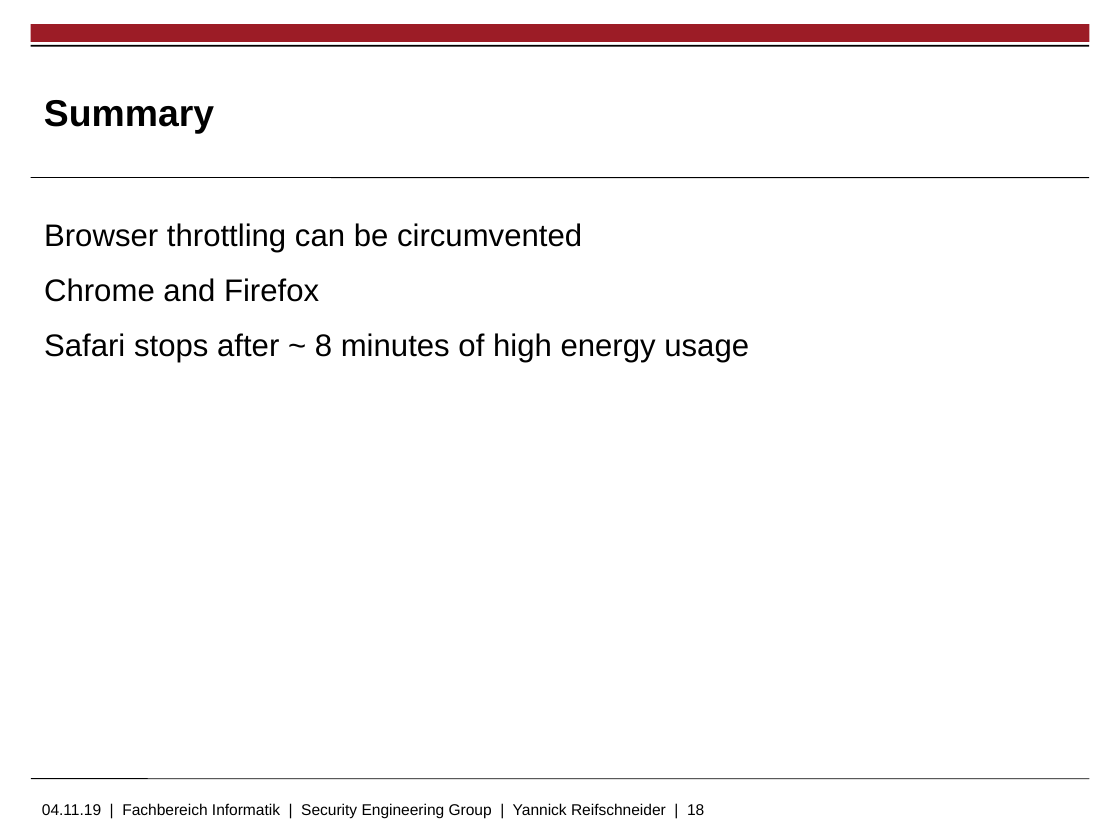
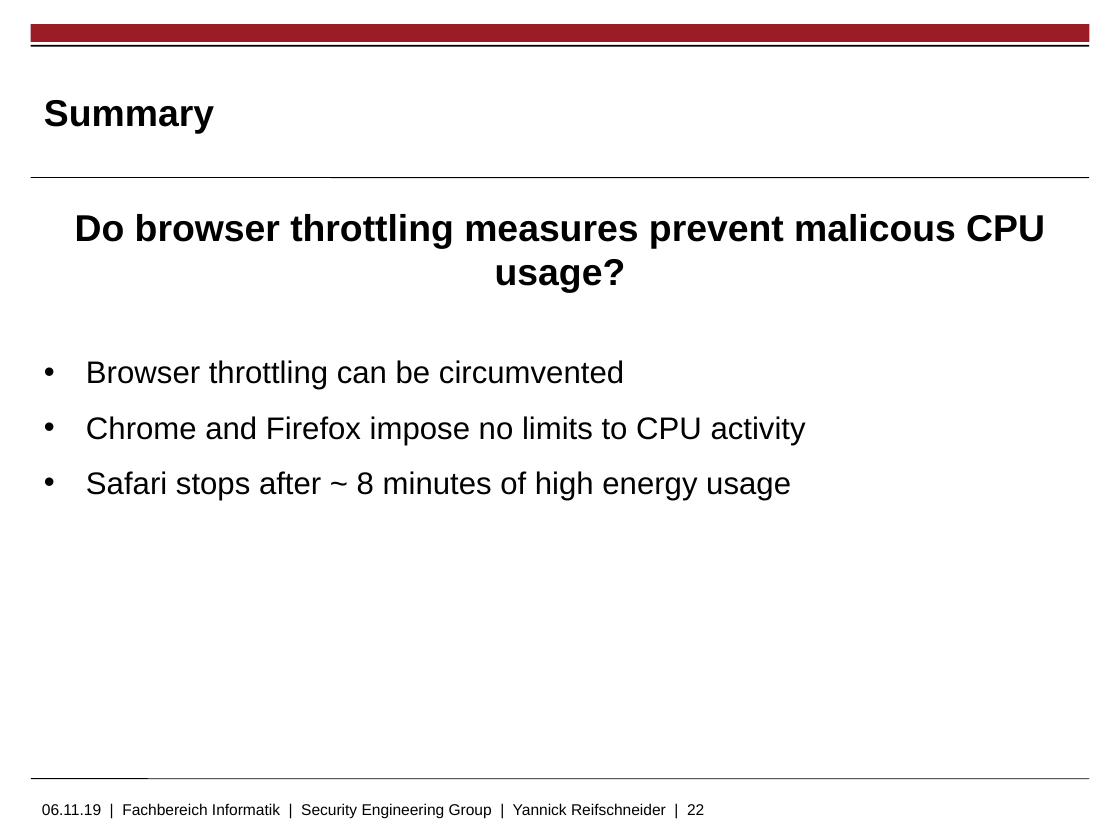
Before and after one commit to skidr0w/background-execution, a slide deck: slide 22 of thesis/slides.pptx (slide 18 before the commit). Drawn at 1120x840 pixels with LibreOffice and Linux fonts; fonts in the diff are those of the drawing; background and template pictures are left out. Boxes give left, top, right and bottom in pixels: in the first picture for what was removed or moved away, otherwise in the second. Text is boxed around its words. In the diff, an @@ line names an element or a change of style, - is before the commit and + after.

Commit message:
Slides progress

```diff
--- a/thesis/slides.pptx
+++ b/thesis/slides.pptx
@@ text added at (75,214,1045,293), 24 pt, text #000000, bold @@
+Do browser throttling measures prevent malicous CPU usage?
@@ text "Browser throttling can be circumvented": place and size @@
-text "Browser throttling can be circumvented" at (44,223,749,363)
+text "Browser throttling can be circumvented" at (86,360,806,500)
@@ text at (86,360,791,500): bullet none to • @@
@@ text at (86,416,806,445): text changed @@
-Chrome and Firefox
+• Chrome and Firefox impose no limits to CPU activity
@@ text at (42,803,704,819): text changed @@
-04.11.19 | Fachbereich Informatik | Security Engineering Group | Yannick Reifschneider | 18
+06.11.19 | Fachbereich Informatik | Security Engineering Group | Yannick Reifschneider | 22
```
Also in this commit, not shown: 7 other slides changed, 8 slides added, 2 slides removed.
